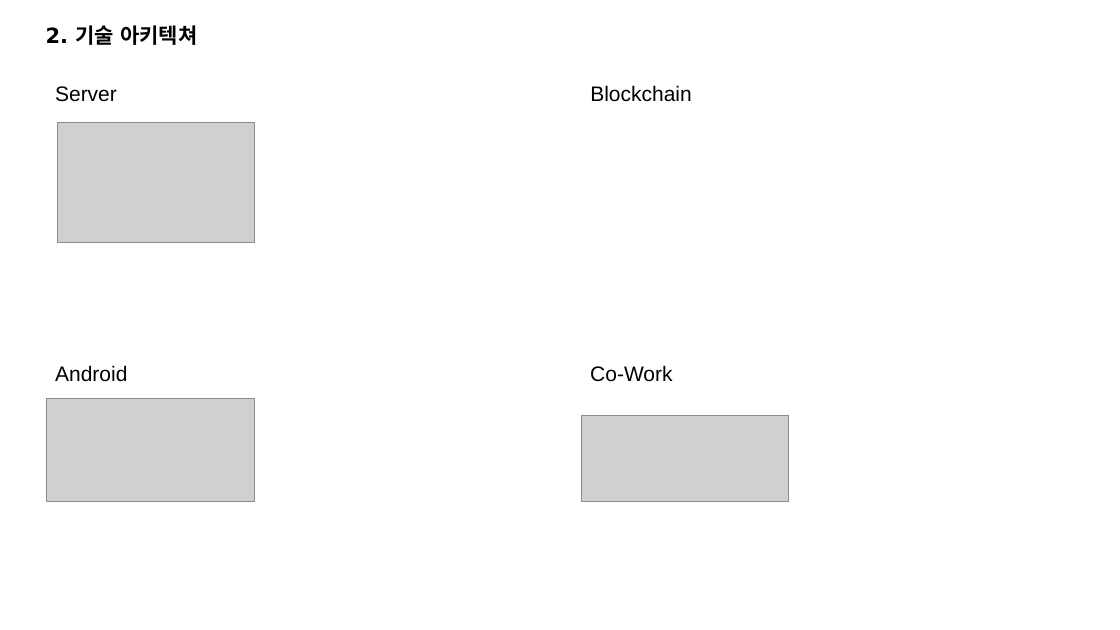
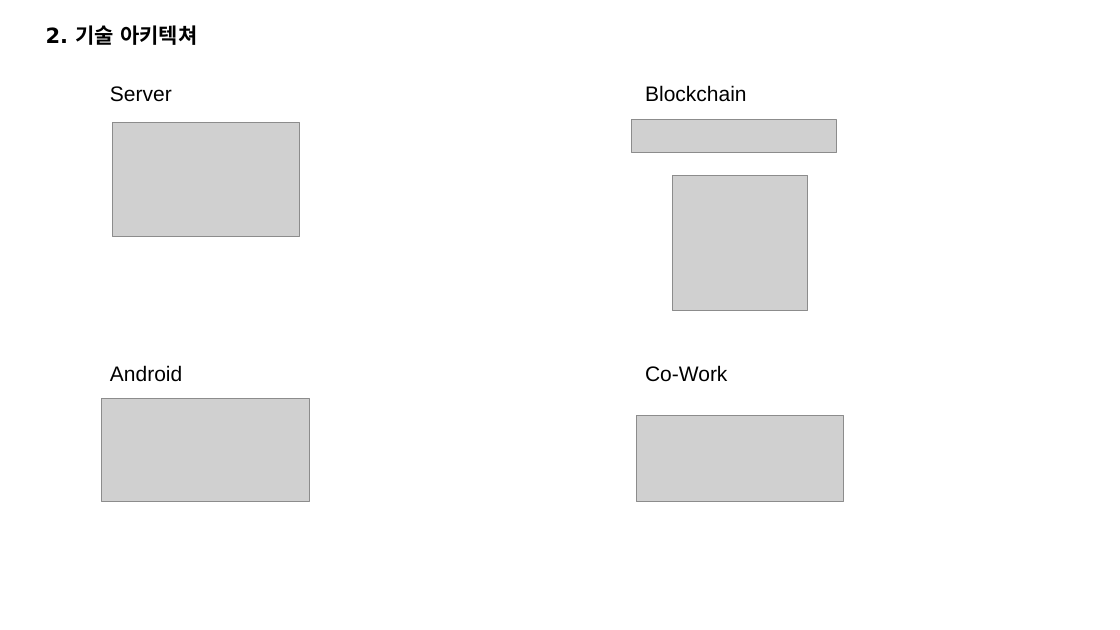
Before and after one commit to ro0opf/blockchain-jdp, a slide deck: slide 3 of blockchain_archi_v3.1.pptx. Drawn at 1120x630 pixels with LibreOffice and Linux fonts; fonts in the diff are those of the drawing; grey boxes stand for pictures. Boxes give left, top, right and bottom in pixels: in the first picture for what was removed or moved away, otherwise in the second. Text is boxed around its words. In the diff, an @@ line names an element or a change of style, - is before the commit and + after.

```diff
--- a/blockchain_archi_v3.1.pptx
+++ b/blockchain_archi_v3.1.pptx
@@ picture: place and size @@
-picture at (58, 123, 255, 243)
+picture at (113, 123, 300, 237)
@@ picture added at (632, 120, 837, 152) @@
@@ picture added at (672, 175, 807, 310) @@
@@ 4 texts, 2 pictures: place and size @@
-4 texts, 2 pictures at (47, 85, 789, 502)
+4 texts, 2 pictures at (102, 85, 844, 502)
```
Also in this commit, not shown: 2 other slides changed, 1 slide added, 5 other files.
